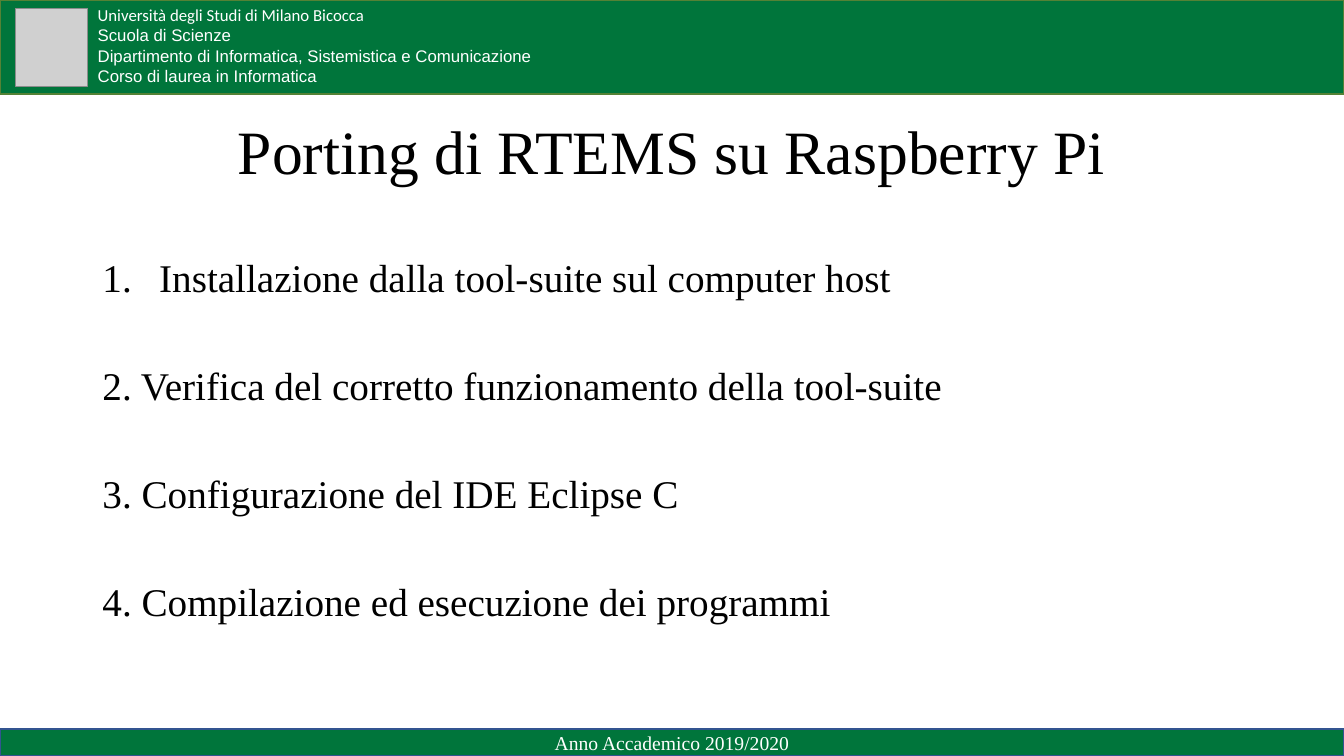
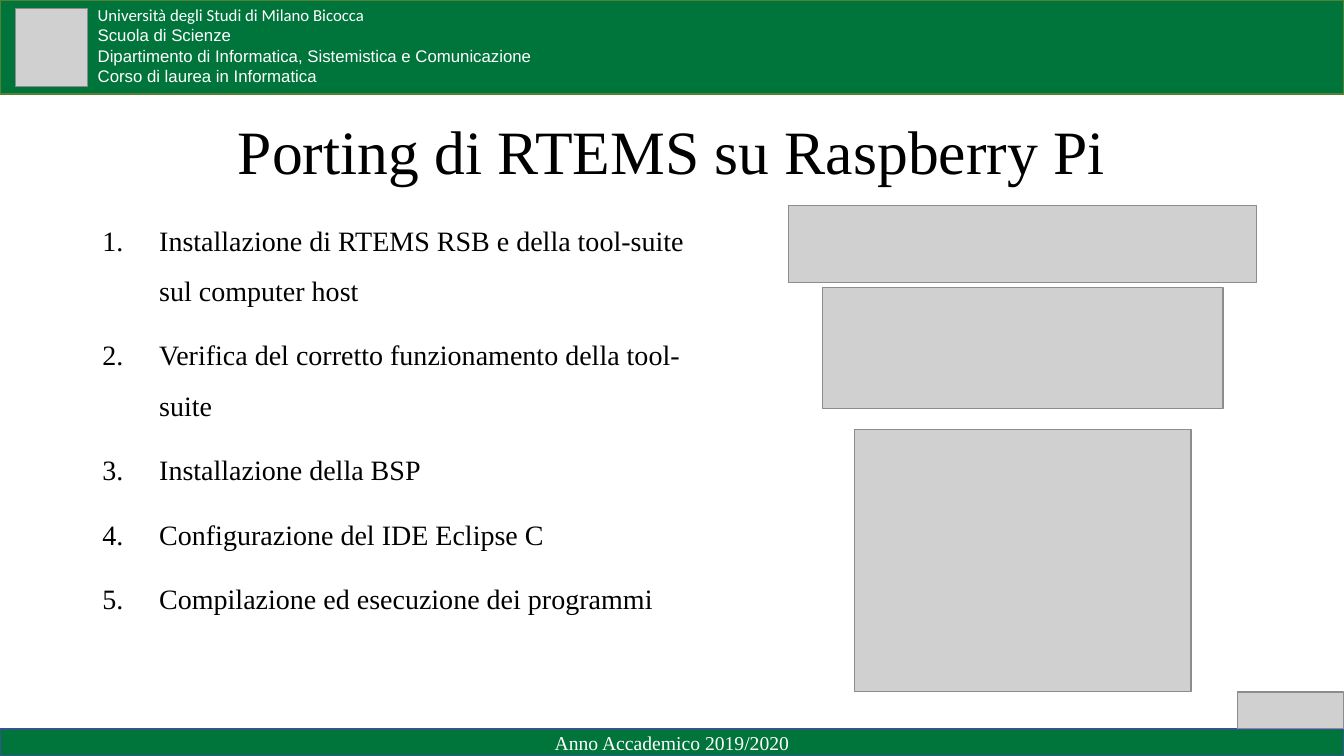
Before and after one commit to Zetlark28/RTEMS-Rpi3B, a slide deck: slide 4 of Presentazione/Presentazione LT.pptx (slide 5 before the commit). Drawn at 1344x756 pixels with LibreOffice and Linux fonts; fonts in the diff are those of the drawing; grey boxes stand for pictures. Boxes give left, top, right and bottom in pixels: in the first picture for what was removed or moved away, otherwise in the second. Text is boxed around its words. In the diff, an @@ line names an element or a change of style, - is before the commit and + after.

```diff
--- a/Presentazione/Presentazione LT.pptx
+++ b/Presentazione/Presentazione LT.pptx
@@ picture added at <box>789,206,1257,282</box> @@
@@ text at <box>159,231,684,615</box>: text changed; size 28 to 20 pt @@
-1. Installazione dalla tool-suite sul computer host
-2. Verifica del corretto funzionamento della tool-suite
-3. Configurazione del IDE Eclipse C
-4. Compilazione ed esecuzione dei programmi
+1. Installazione di RTEMS RSB e della tool-suite sul computer host
+2. Verifica del corretto funzionamento della tool-suite
+3. Installazione della BSP
+4. Configurazione del IDE Eclipse C
+5. Compilazione ed esecuzione dei programmi
@@ picture added at <box>823,287,1224,408</box> @@
@@ picture added at <box>854,430,1191,693</box> @@
@@ picture added at <box>1238,692,1344,729</box> @@
```
Also in this commit, not shown: 11 other slides changed, 1 slide removed, 6 other files.
